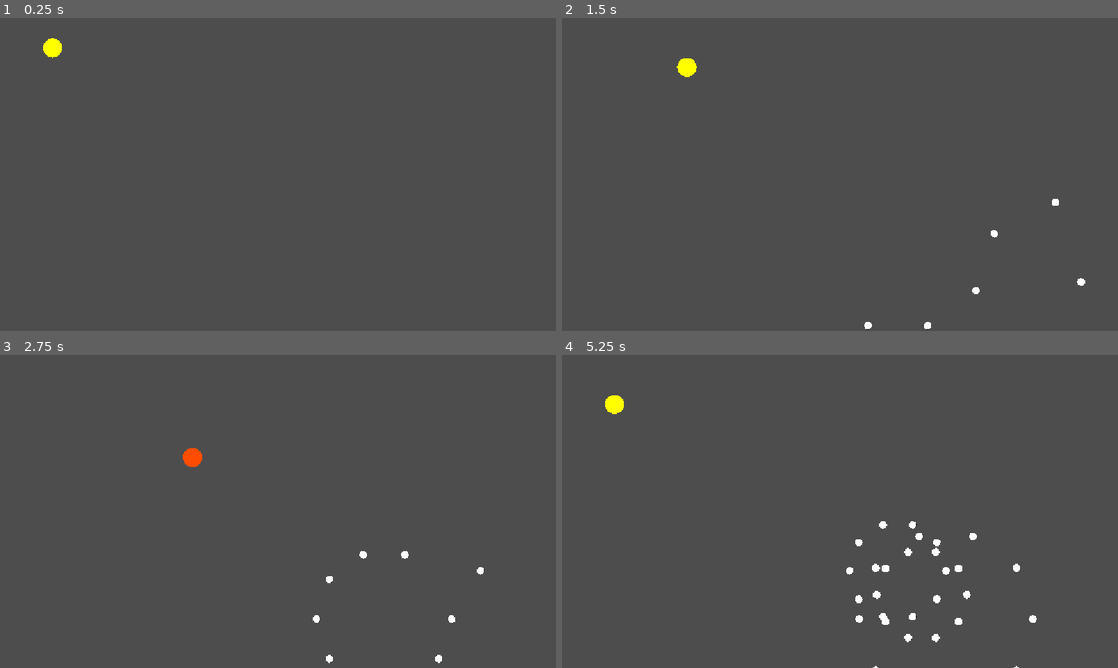
Above: before the commit, frames 1-4 (two rows, left to right).
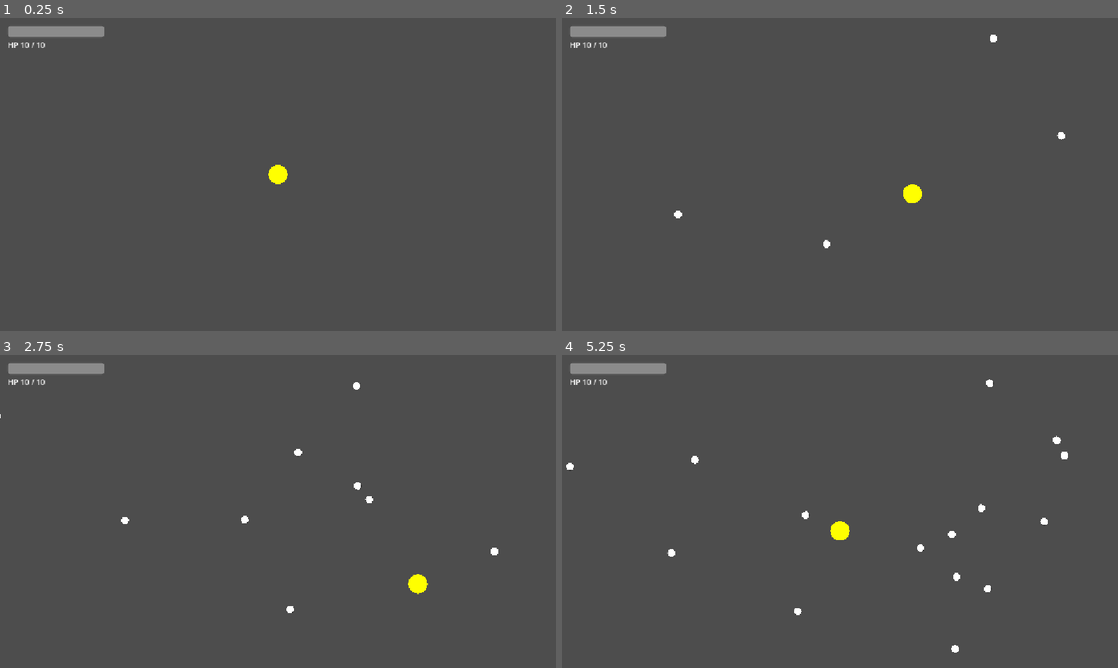
Above: after the commit, the same moments.

Repository: NorthAnemone/GiantJam2
Game: Godot game, scene res://Minigame.tscn
The game is run twice, just before and just after one commit, with the same random seed, the same clock (stepped at 60 frames per second) and the same inputs.
Inputs:
- Up to frame 1 (0.25 s): no input
- Up to frame 2 (1.5 s): tap Enter at 0.5 s; hold Right (ui_right) 0.53-1.28 s; hold Down (ui_down) from 1.28 s (still down)
- Up to frame 3 (2.75 s): release Down (ui_down) at 2.03 s; hold Right (ui_right) from 2.03 s (still down)
- Up to frame 4 (5.25 s): release Right (ui_right) at 2.78 s; hold Up (ui_up) 2.78-3.53 s; hold Left (ui_left) 3.53-5.03 s; hold Down (ui_down) from 5.03 s (still down)

The runs differ from the first frame. In frame 1, 1.0% of the frame differs, in the area x 1-52%, y 2-54%; in frame 2, 1.2%; in frame 3, 1.4%; in frame 4, 2.1%, in the area x 0-91%, y 2-100%.

Commit message:
Add simple health bar and bullets from all four screen edges

Diff:
--- a/Bullet.gd
+++ b/Bullet.gd
@@ -1,12 +1,13 @@
 extends Area2D
 
-var speed = 400
-var direction = Vector2(-1,1)
-var screen_rect
+var speed = 220.0
+var direction = Vector2.DOWN
+var lifetime = 0.0
 
-func _ready():
-	screen_rect = get_viewport().get_visible_rect()
 func _process(delta: float) -> void:
 	position += direction * speed * delta
-	if not screen_rect.has_point(global_position):
+	lifetime += delta
+	# Keep new bullets alive outside the edge until they enter the screen.
+	# Read the current viewport so resizing does not use stale bounds.
+	if not get_viewport_rect().grow(32.0).has_point(position) or lifetime > 15.0:
 		queue_free()
--- a/Main.gd
+++ b/Main.gd
@@ -1,27 +1,23 @@
 extends Node2D
+
 var turret_scene = preload("res://turret.tscn")
 
-# Called when the node enters the scene tree for the first time.
 func _ready() -> void:
-	var turret = turret_scene.instantiate()
-	add_child(turret)
-	turret.position = Vector2(100,100)
-	turret.fire_rate = 1
-	turret.bullets_to_fire * 10
+	$Player.position = get_viewport_rect().get_center()
+	$HUD/HealthBar.max_value = $Player.max_health
+	$Player.health_changed.connect(_on_health_changed)
+	_on_health_changed($Player.health)
+	# One turret for each edge: top, right, bottom, left.
+	for edge in range(4):
+		var turret = turret_scene.instantiate()
+		turret.edge = edge
+		turret.target = $Player
+		turret.fire_rate = 1.2
+		turret.timer = edge * 0.3
+		add_child(turret)
 
-	turret = turret_scene.instantiate()
-	add_child(turret)
-	turret.position = Vector2(200,200)
-	turret.fire_rate = 0.8
-	turret.bullets_to_fire * 5
-
-	turret = turret_scene.instantiate()
-	add_child(turret)
-	turret.position = Vector2(150,150)
-	turret.fire_rate = 5
-	turret.bullets_to_fire * 20
-
-
-# Called every frame. 'delta' is the elapsed time since the previous frame.
-func _process(delta: float) -> void:
-	pass
+func _on_health_changed(health: int) -> void:
+	$HUD/HealthBar.value = health
+	$HUD/HealthLabel.text = "HP %d / %d" % [health, $Player.max_health]
+	if health == 0:
+		$HUD/HealthLabel.text = "HP 0 / %d - Game over" % $Player.max_health
--- a/Minigame.tscn
+++ b/Minigame.tscn
@@ -11,15 +11,33 @@
 script = ExtResource("1_v0jcj")
 
 [node name="Player" type="Area2D" parent="." unique_id=126965628]
-position = Vector2(-4, -4)
 script = ExtResource("1_006nn")
 
 [node name="Sprite2D" type="Sprite2D" parent="Player" unique_id=1265107294]
-position = Vector2(113, 66)
 scale = Vector2(0.08695652, 0.08695652)
 texture = ExtResource("1_26mrl")
 
 [node name="CollisionShape2D" type="CollisionShape2D" parent="Player" unique_id=1172784682]
 shape = SubResource("CircleShape2D_pqtq1")
 
+[node name="HUD" type="CanvasLayer" parent="."]
+
+[node name="HealthBar" type="ProgressBar" parent="HUD"]
+offset_left = 16.0
+offset_top = 16.0
+offset_right = 216.0
+offset_bottom = 40.0
+mouse_filter = 2
+max_value = 10.0
+value = 10.0
+show_percentage = false
+
+[node name="HealthLabel" type="Label" parent="HUD"]
+offset_left = 16.0
+offset_top = 44.0
+offset_right = 280.0
+offset_bottom = 70.0
+mouse_filter = 2
+text = "HP 10 / 10"
+
 [connection signal="area_entered" from="Player" to="Player" method="_on_area_entered"]
--- a/MinigamePlayer.gd
+++ b/MinigamePlayer.gd
@@ -1,35 +1,28 @@
 extends Area2D
+
+signal health_changed(health: int)
+
 const speed = 200
-var health = 10
+const max_health = 10
+var health = max_health
+var invulnerability_time = 0.0
 
-
-# Called when the node enters the scene tree for the first time.
-func _ready() -> void:
-	print("LETS GOOO!")
-
-
-# Called every frame. 'delta' is the elapsed time since the previous frame.
 func _process(delta: float) -> void:
-	if Input.is_action_pressed("ui_left"):
-		position.x -= speed * delta
-
-	if Input.is_action_pressed("ui_right"):
-		position.x += speed * delta
-
-	if Input.is_action_pressed("ui_up"):
-		position.y -= speed * delta
-
-	if Input.is_action_pressed("ui_down"):
-		position.y += speed * delta
-
+	invulnerability_time = maxf(0.0, invulnerability_time - delta)
+	modulate = Color(1, 0.3, 0.3) if invulnerability_time > 0.0 else Color.WHITE
+	var movement = Input.get_vector("ui_left", "ui_right", "ui_up", "ui_down")
+	position += movement * speed * delta
+	var bounds = get_viewport_rect().grow(-16.0)
+	position = position.clamp(bounds.position, bounds.end)
 
 func _on_area_entered(area: Area2D) -> void:
-	if area.is_in_group("bullets"):
-		health -= 1
-		if health == 0:
-			get_tree().paused=true
-		area.queue_free()
-
-		modulate = Color(1, 0.3, 0.3)
-		await get_tree().create_timer(0.2).timeout
-		modulate = Color(1,1,1)
+	if not area.is_in_group("bullets") or health <= 0:
+		return
+	area.queue_free()
+	if invulnerability_time > 0.0:
+		return
+	health = maxi(health - 1, 0)
+	invulnerability_time = 0.5
+	health_changed.emit(health)
+	if health == 0:
+		get_tree().paused = true
--- a/Turret.gd
+++ b/Turret.gd
@@ -1,23 +1,31 @@
 extends Area2D
+
 var bullet_scene = preload("res://bullet.tscn")
-var timer = 0
-var angle = 0
-var fire_rate = 0.2
-var bullets_to_fire = 10
+var timer = 0.0
+var fire_rate = 1.2
+var edge = 0
+var target: Node2D
 
-# Called when the node enters the scene tree for the first time.
-func _ready() -> void:
-	pass # Replace with function body.
-
-
-# Called every frame. 'delta' is the elapsed time since the previous frame.
 func _process(delta: float) -> void:
 	timer += delta
-	if timer > fire_rate:
-		for counter in range (bullets_to_fire):
-			angle += 2 * PI / bullets_to_fire
-			var bullet = bullet_scene.instantiate()
-			bullet.direction = Vector2(cos(angle), sin(angle))
-			get_parent().add_child(bullet)
-			bullet.global_position = global_position
-			timer = 0
+	if timer < fire_rate:
+		return
+	timer = 0.0
+	if not is_instance_valid(target):
+		return
+	# Spawn just outside a random point on this edge and aim inward.
+	var bounds = get_viewport_rect()
+	var spawn_position = Vector2.ZERO
+	match edge:
+		0:
+			spawn_position = Vector2(randf_range(bounds.position.x, bounds.end.x), bounds.position.y - 12.0)
+		1:
+			spawn_position = Vector2(bounds.end.x + 12.0, randf_range(bounds.position.y, bounds.end.y))
+		2:
+			spawn_position = Vector2(randf_range(bounds.position.x, bounds.end.x), bounds.end.y + 12.0)
+		3:
+			spawn_position = Vector2(bounds.position.x - 12.0, randf_range(bounds.position.y, bounds.end.y))
+	var bullet = bullet_scene.instantiate()
+	bullet.position = spawn_position
+	bullet.direction = (target.position - spawn_position).normalized()
+	get_parent().add_child(bullet)
--- a/bullet.tscn
+++ b/bullet.tscn
@@ -10,15 +10,9 @@
 script = ExtResource("1_v8qja")
 
 [node name="Sprite2D" type="Sprite2D" parent="." unique_id=480373951]
-position = Vector2(596, 347)
 scale = Vector2(0.03, 0.03)
 texture = ExtResource("2_t4vbm")
 
 [node name="CollisionShape2D" type="CollisionShape2D" parent="." unique_id=1224463364]
 scale = Vector2(0.83, 0.83)
 shape = SubResource("CircleShape2D_v8qja")
-
-[node name="VisibleOnScreenNotifier2D" type="VisibleOnScreenNotifier2D" parent="." unique_id=2135757056]
-top_level = true
-position = Vector2(594, 345)
-show_rect = false
